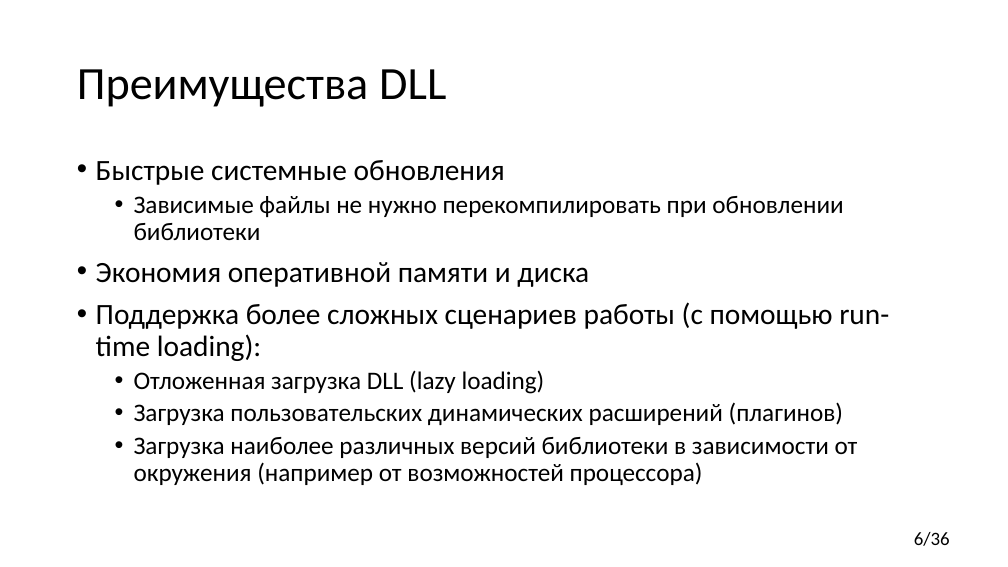
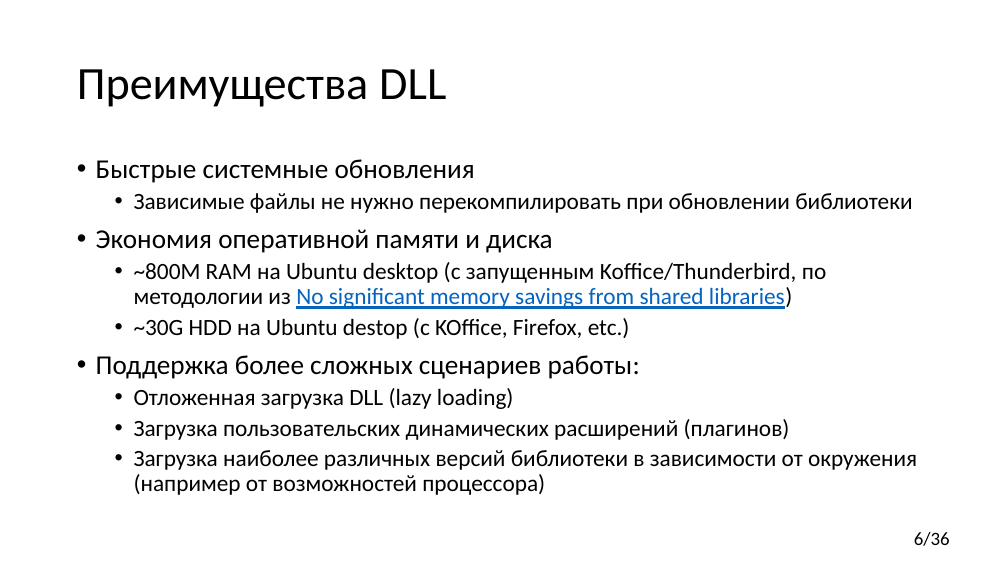
Before and after one commit to yugr/CppRussia, a slide deck: slide 6 of 2024/RU.pptx. Drawn at 1008x567 pixels with LibreOffice and Linux fonts; fonts in the diff are those of the drawing. Boxes give left, top, right and bottom in pixels: in the first picture for what was removed or moved away, otherwise in the second. Text is boxed around its words. In the diff, an @@ line names an element or a change of style, - is before the commit and + after.

Commit message:
Ppt updates.

```diff
--- a/2024/RU.pptx
+++ b/2024/RU.pptx
@@ text at (x1=96, y1=159, x2=917, y2=495): size 28 to 25.9 pt in "Быстрые системные обновления", "Экономия оперативной памяти и диска"; size 24 to 22.2 pt in "Зависимые файлы не нужно перекомпилировать при обновлении ...", "Отложенная загрузка DLL (lazy loading)", "Загрузка пользовательских динамических расширений (плагинов)", "Загрузка наиболее различных версий библиотеки в зависимости ..." @@
@@ text at (x1=96, y1=262, x2=826, y2=379): text changed; size 28 to 22.2 pt @@
-• Поддержка более сложных сценариев работы (с помощью run-time loading):
+  • ~800M RAM на Ubuntu desktop (с запущенным Koffice/Thunderbird, по методологии из No significant memory savings from shared libraries)
+  • ~30G HDD на Ubuntu destop (с KOffice, Firefox, etc.)
+• Поддержка более сложных сценариев работы:
```
Also in this commit, not shown: 6 other slides changed, 1 slide added.
